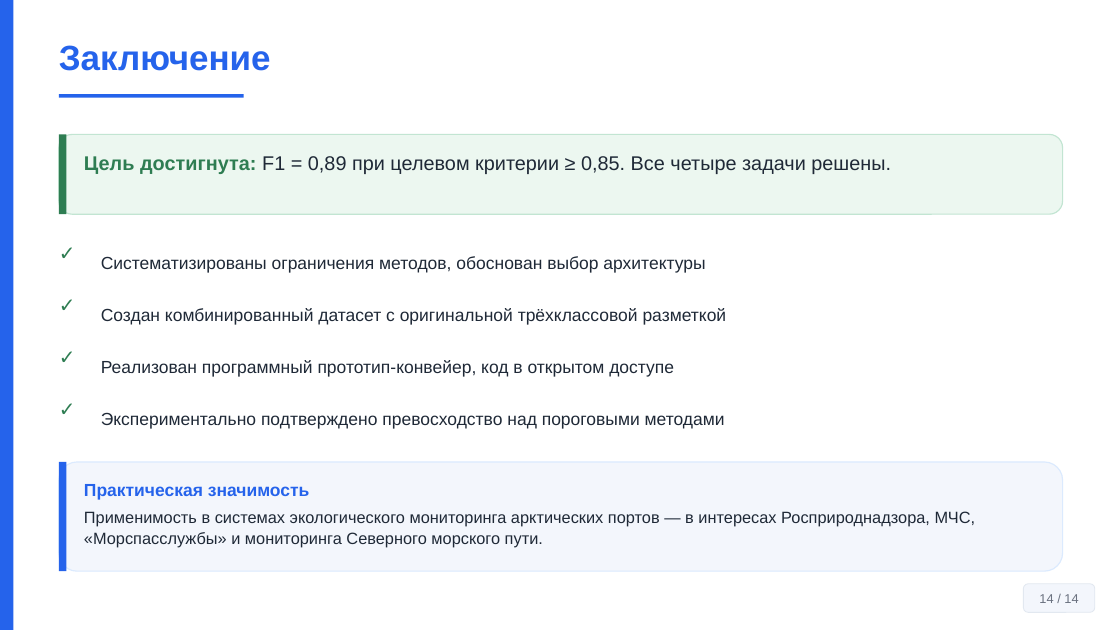
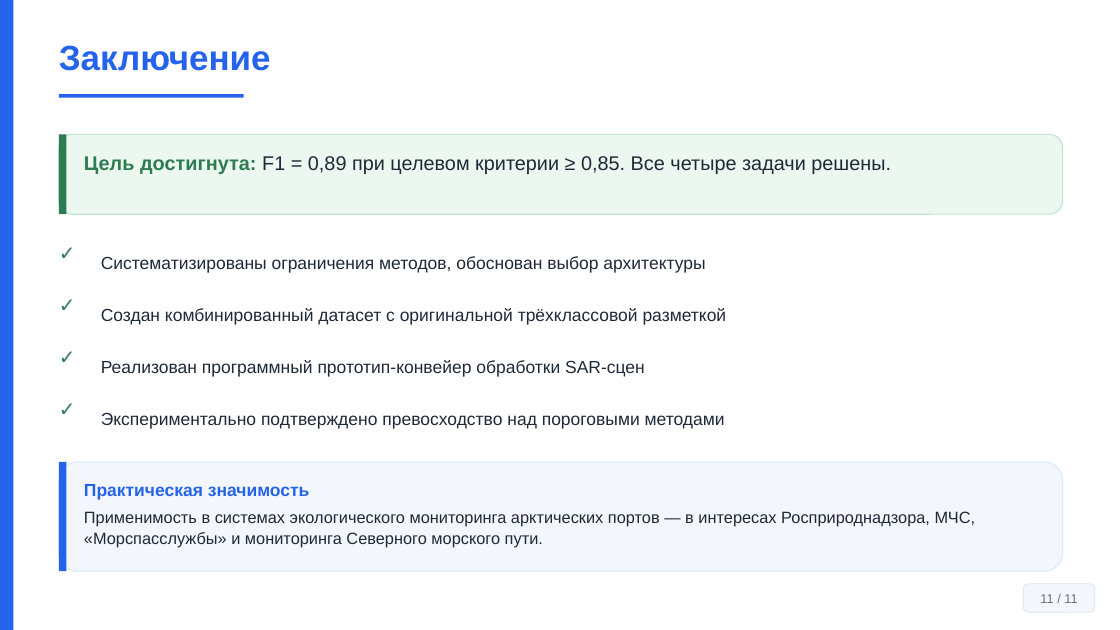
Before and after one commit to Confucius-hub/spbu_db_hw, a slide deck: slide 11 of thesis/vkr_final/Презентация_Финал_Байханов_2026.pptx (slide 14 before the commit). Drawn at 1120x630 pixels with LibreOffice and Linux fonts; fonts in the diff are those of the drawing. Boxes give left, top, right and bottom in pixels: in the first picture for what was removed or moved away, otherwise in the second. Text is boxed around its words. In the diff, an @@ line names an element or a change of style, - is before the commit and + after.

```diff
--- a/thesis/vkr_final/Презентация_Финал_Байханов_2026.pptx
+++ b/thesis/vkr_final/Презентация_Финал_Байханов_2026.pptx
@@ text at box(101, 360, 645, 377): text changed @@
-Реализован программный прототип-конвейер, код в открытом доступе
+Реализован программный прототип-конвейер обработки SAR-сцен
@@ text in rounded rectangle at box(1040, 594, 1077, 603): text changed @@
-14 / 14
+11 / 11
```
Also in this commit, not shown: 8 other slides changed, 2 slides added, 6 slides removed, 5 other files.
